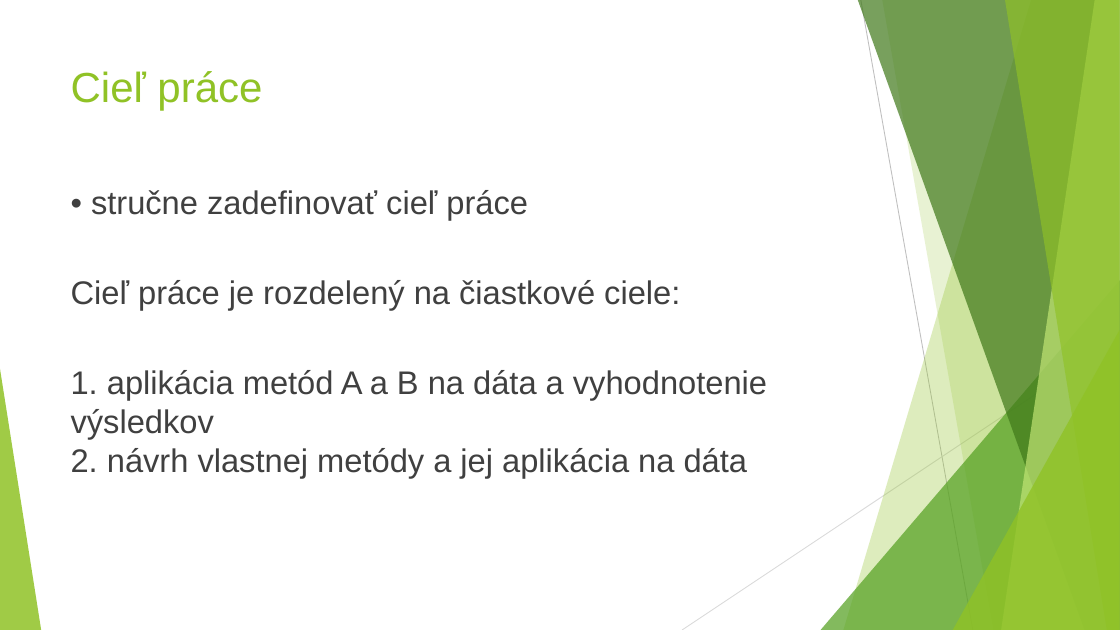
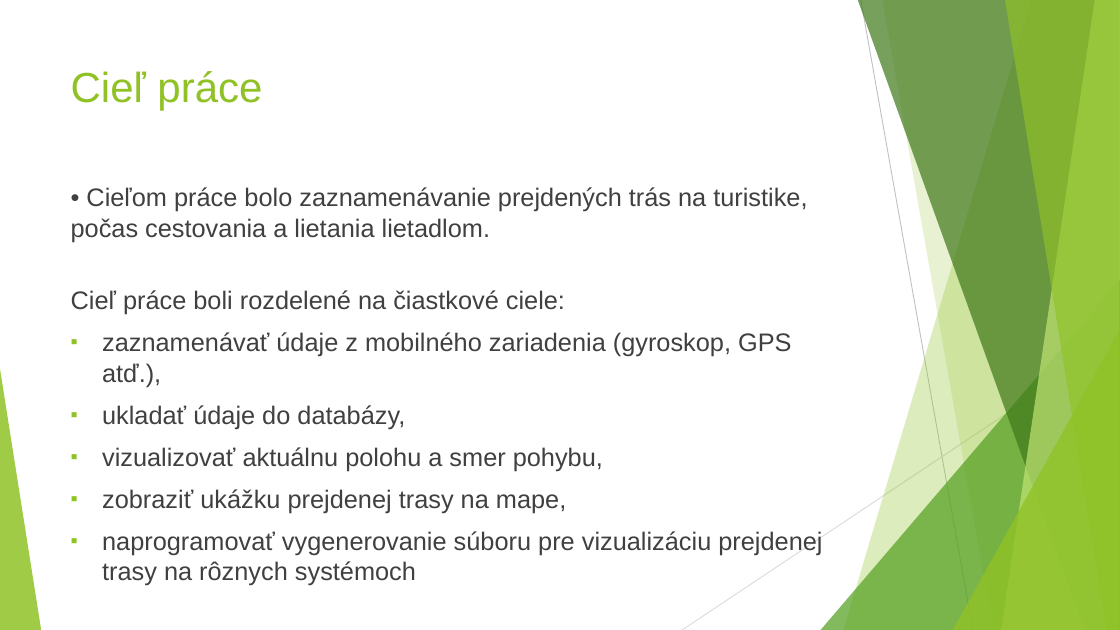
Before and after one commit to gameblaer/zaverecna_praca_bc, a slide deck: slide 4 of Prezentacia_Vrták_Martin.pptx. Drawn at 1120x630 pixels with LibreOffice and Linux fonts; fonts in the diff are those of the drawing. Boxes give left, top, right and bottom in pixels: in the first picture for what was removed or moved away, otherwise in the second. Text is boxed around its words. In the diff, an @@ line names an element or a change of style, - is before the commit and + after.

```diff
--- a/Prezentacia_Vrták_Martin.pptx
+++ b/Prezentacia_Vrták_Martin.pptx
@@ text at box(71, 187, 822, 586): text changed; size 28 to 21.7 pt @@
-• stručne zadefinovať cieľ práce
-Cieľ práce je rozdelený na čiastkové ciele:
-1. aplikácia metód A a B na dáta a vyhodnotenie výsledkov
-2. návrh vlastnej metódy a jej aplikácia na dáta
+• Cieľom práce bolo zaznamenávanie prejdených trás na turistike, počas cestovania a lietania lietadlom.
+Cieľ práce boli rozdelené na čiastkové ciele:
+▪ zaznamenávať údaje z mobilného zariadenia (gyroskop, GPS atď.),
+▪ ukladať údaje do databázy,
+▪ vizualizovať aktuálnu polohu a smer pohybu,
+▪ zobraziť ukážku prejdenej trasy na mape,
+▪ naprogramovať vygenerovanie súboru pre vizualizáciu prejdenej trasy na rôznych systémoch
```
Also in this commit, not shown: 2 other slides changed, 4 slides added, 2 slides removed.
